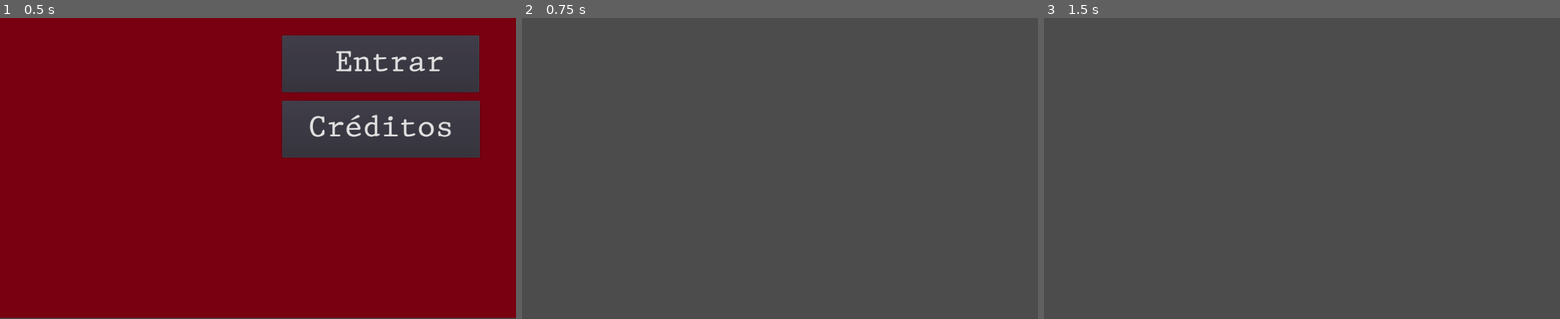
Above: before the commit, frames 1-3 (left to right).
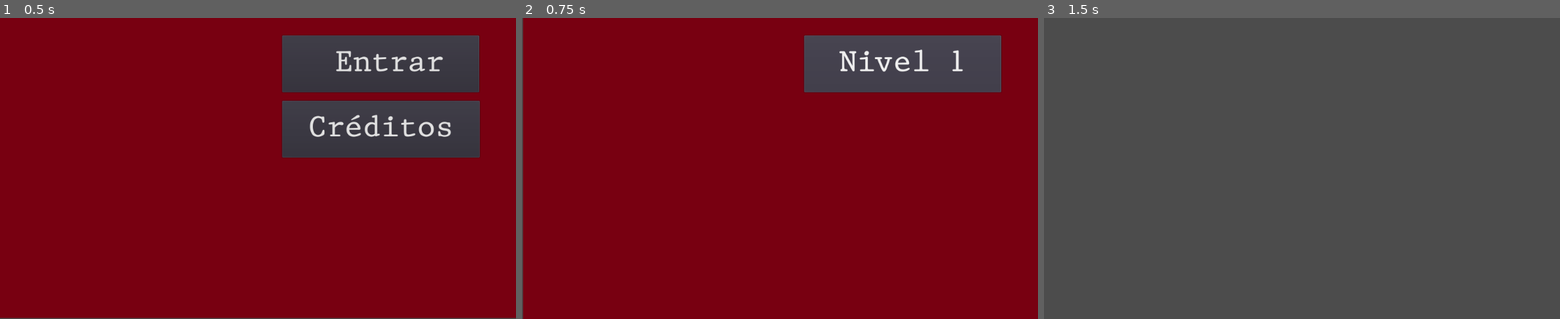
Above: after the commit, the same moments.

Repository: CycloPiStudio/Plantilla_menu
Game: Godot game, scene res://Ejecutable/Menu/Dios/Escena_Dios.tscn
Two runs of this game, one before a commit and one after it. Both use one fixed random seed, a clock stepped at 60 frames per second and the inputs below.
Inputs (mouse positions are in pixels of both pictures, inside the frame that each line leads up to):
- Up to frame 1 (0.5 s): no input
- Up to frame 2 (0.75 s): click "Entrar" at 0.5 s
- Up to frame 3 (1.5 s): click (1425, 63) at 1.25 s, where only the run after the commit has a clickable "Nivel 1"

Frame 1 is identical in both runs. In frame 2, 93% of the frame differs, in the area x 0-100%, y 0-100%; in frame 3, nothing differs.
Error in both runs: Attempt to call function 'play' in base 'null instance' on a null instance. (res://Ejecutable/Menu/Dios/Dios.gd:9)

Commit message:
Ajustes de  menú en el  menú nivel

Diff:
--- a/Plantilla_menu/Ejecutable/Menu/Menu_niveles/Escena_menu_niveles.tscn
+++ b/Plantilla_menu/Ejecutable/Menu/Menu_niveles/Escena_menu_niveles.tscn
@@ -1,3 +1,29 @@
-[gd_scene format=2]
+[gd_scene load_steps=5 format=2]
+
+[ext_resource path="res://Ejecutable/Menu/Menu_niveles/Menu_niveles.gd" type="Script" id=1]
+[ext_resource path="res://Ejecutable/Menu/Menu_entrar/Fondo_menu.png" type="Texture" id=2]
+[ext_resource path="res://Ejecutable/Menu/Fuentes/KIN668.TTF" type="DynamicFontData" id=3]
+
+[sub_resource type="DynamicFont" id=1]
+size = 60
+font_data = ExtResource( 3 )
 
 [node name="Menu_niveles" type="Node"]
+script = ExtResource( 1 )
+
+[node name="Botones_niveles" type="Node2D" parent="."]
+
+[node name="Sprite" type="Sprite" parent="Botones_niveles"]
+position = Vector2( 2.05054, 0 )
+texture = ExtResource( 2 )
+centered = false
+
+[node name="Boton_nivel1" type="Button" parent="Botones_niveles"]
+margin_left = 560.0
+margin_top = 35.0
+margin_right = 951.0
+margin_bottom = 148.0
+custom_fonts/font = SubResource( 1 )
+text = "Nivel 1"
+clip_text = true
+[connection signal="pressed" from="Botones_niveles/Boton_nivel1" to="." method="_on_Boton_nivel1_pressed"]
--- /dev/null
+++ b/Plantilla_menu/Ejecutable/Menu/Menu_niveles/Menu_niveles.gd
@@ -0,0 +1,19 @@
+extends Node
+
+var preNivel_juegar = preload("res://Ejecutable/Juego/Escenarios/Niveles/Nivel1/Nivel1.tscn")
+var Nivel_juegar
+
+# Called when the node enters the scene tree for the first time.
+func _ready():
+	pass # Replace with function body.
+
+# Called every frame. 'delta' is the elapsed time since the previous frame.
+#func _process(delta):
+#	pass
+
+func _on_Boton_nivel1_pressed():
+	Nivel_juegar =preNivel_juegar.instance()
+	get_node("/root/Nodo_Dios").add_child(Nivel_juegar)
+	$".".queue_free()
+	print(get_path())
+	pass # Replace with function body.
